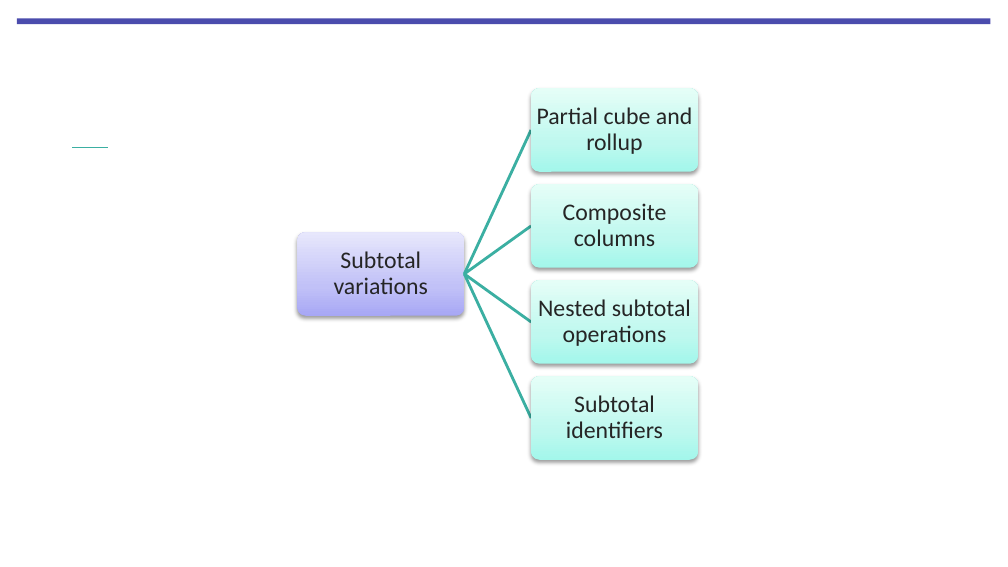
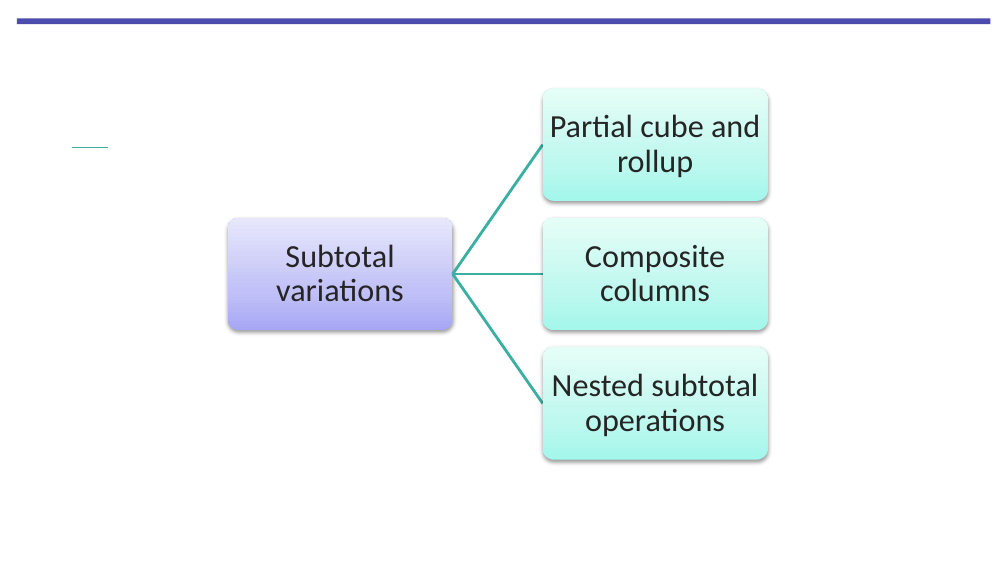
Before and after one commit to Monosakkarider/USN, a slide deck: slide 74 of BID3000/5Forelesning180923/Lecture 5 Query Formulation for Data Warehouses Part 1 V2.pptx (slide 64 before the commit). Drawn at 1008x567 pixels with LibreOffice and Linux fonts; fonts in the diff are those of the drawing; background and template pictures are left out. Boxes give left, top, right and bottom in pixels: in the first picture for what was removed or moved away, otherwise in the second. Text is boxed around its words. In the diff, an @@ line names an element or a change of style, - is before the commit and + after.

```diff
--- a/BID3000/5Forelesning180923/Lecture 5 Query Formulation for Data Warehouses Part 1 V2.pptx
+++ b/BID3000/5Forelesning180923/Lecture 5 Query Formulation for Data Warehouses Part 1 V2.pptx
@@ rounded rectangle: place and size @@
-rounded rectangle at (531, 89, 699, 172)
+rounded rectangle at (542, 89, 767, 202)
@@ text "Partial cube and rollup": place and size @@
-text "Partial cube and rollup" at (537, 107, 692, 154)
+text "Partial cube and rollup" at (550, 114, 760, 177)
@@ freeform shape at (451, 143, 545, 276): rotation 294 to 304 degrees; outline redrawn @@
@@ rounded rectangle removed at (531, 184, 699, 268) @@
@@ rounded rectangle: place and size @@
-rounded rectangle at (297, 232, 465, 316)
+rounded rectangle at (228, 218, 453, 331)
@@ text "Subtotal variations": place and size @@
-text "Subtotal variations" at (334, 251, 428, 294)
+text "Subtotal variations" at (276, 244, 404, 302)
@@ freeform shape removed at (463, 224, 533, 276) @@
@@ rounded rectangle: place and size @@
-rounded rectangle at (531, 280, 699, 364)
+rounded rectangle at (542, 218, 767, 331)
@@ text "Composite columns": place and size @@
-text "Composite columns" at (563, 203, 667, 246)
+text "Composite columns" at (585, 245, 725, 302)
@@ freeform shape at (451, 272, 545, 405): rotation 65 to 55 degrees; outline redrawn @@
@@ freeform shape at (453, 271, 542, 277): rotation 35 to 0 degrees; outline redrawn @@
@@ rounded rectangle: place and size @@
-rounded rectangle at (531, 376, 699, 460)
+rounded rectangle at (542, 347, 767, 460)
@@ size 17 to 23 pt; more space between paragraphs in 4 elements at (276, 244, 404, 302), (550, 114, 760, 177), (585, 245, 725, 302), (552, 373, 758, 436) @@
@@ text "Nested subtotal operations": place and size @@
-text "Nested subtotal operations" at (538, 299, 691, 346)
+text "Nested subtotal operations" at (552, 373, 758, 436)
@@ text removed at (566, 395, 663, 438) @@
-Subtotal identifiers
```
Also in this commit, not shown: 19 other slides changed, 9 slides added, 1 slide removed, 46 other files.
